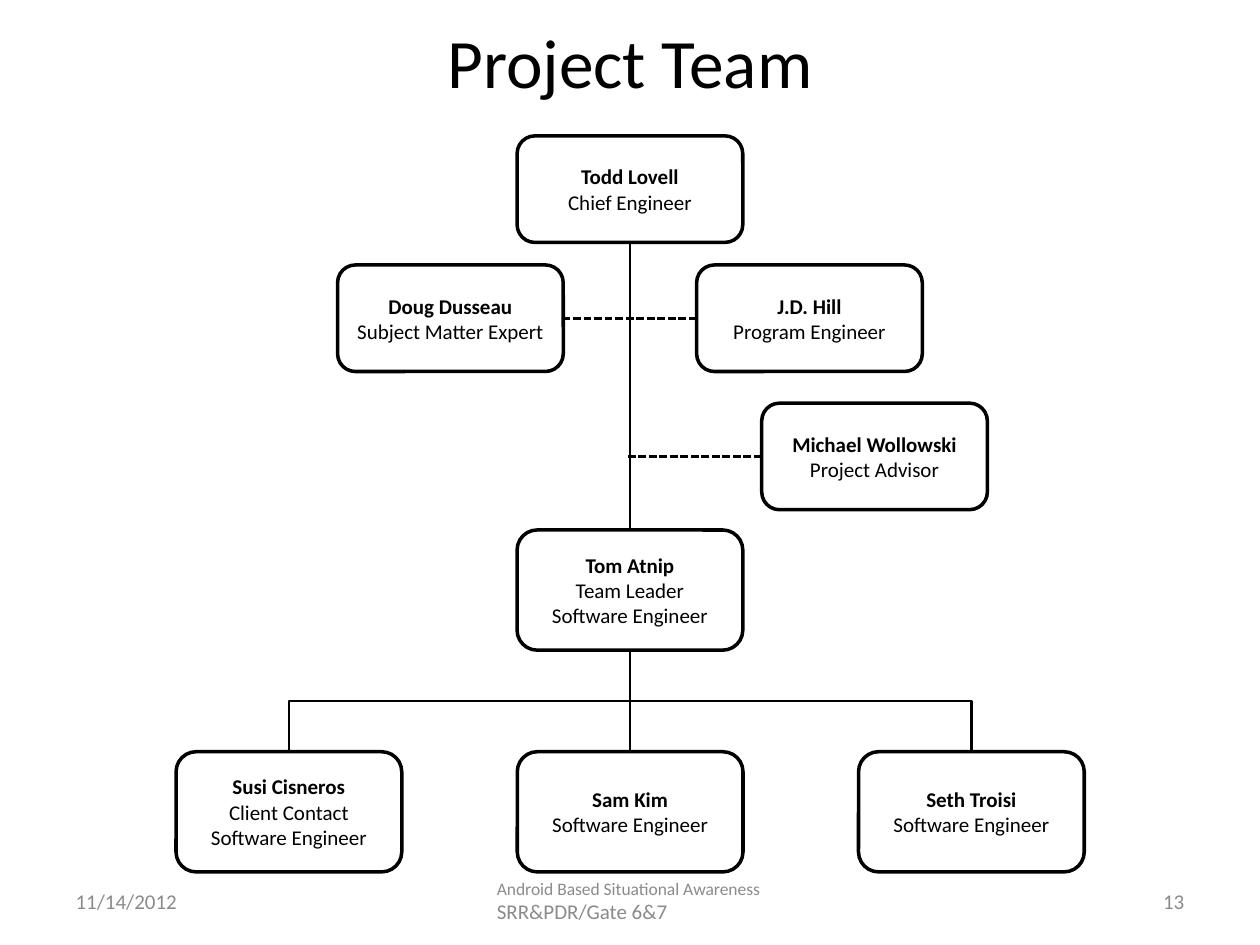
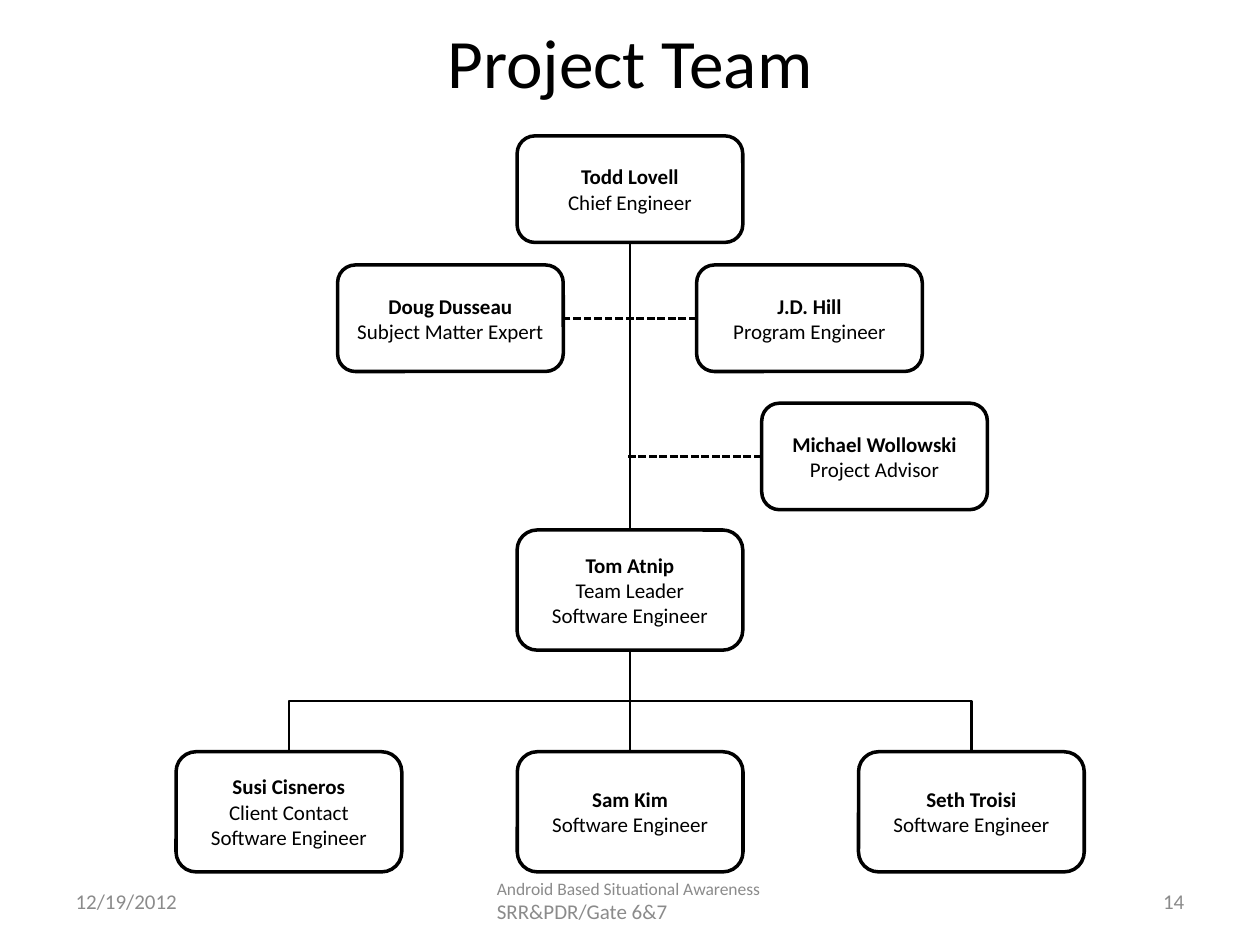
Before and after one commit to atniptw/Senior-Project, a slide deck: slide 14 of Documents/PowerPoints/Senior Design Project - Gate 6 1.0.pptx (slide 13 before the commit). Drawn at 1260x945 pixels with LibreOffice and Linux fonts; fonts in the diff are those of the drawing. Boxes give left, top, right and bottom in pixels: in the first picture for what was removed or moved away, otherwise in the second. Text is boxed around its words. In the diff, an @@ line names an element or a change of style, - is before the commit and + after.

```diff
--- a/Documents/PowerPoints/Senior Design Project - Gate 6 1.0.pptx
+++ b/Documents/PowerPoints/Senior Design Project - Gate 6 1.0.pptx
@@ text at box(76, 894, 177, 910): text changed @@
-11/14/2012
+12/19/2012
@@ page number at box(1163, 895, 1184, 909): text changed @@
-13
+14
```
Also in this commit, not shown: 14 other slides changed, 1 slide added, 9 other files.
